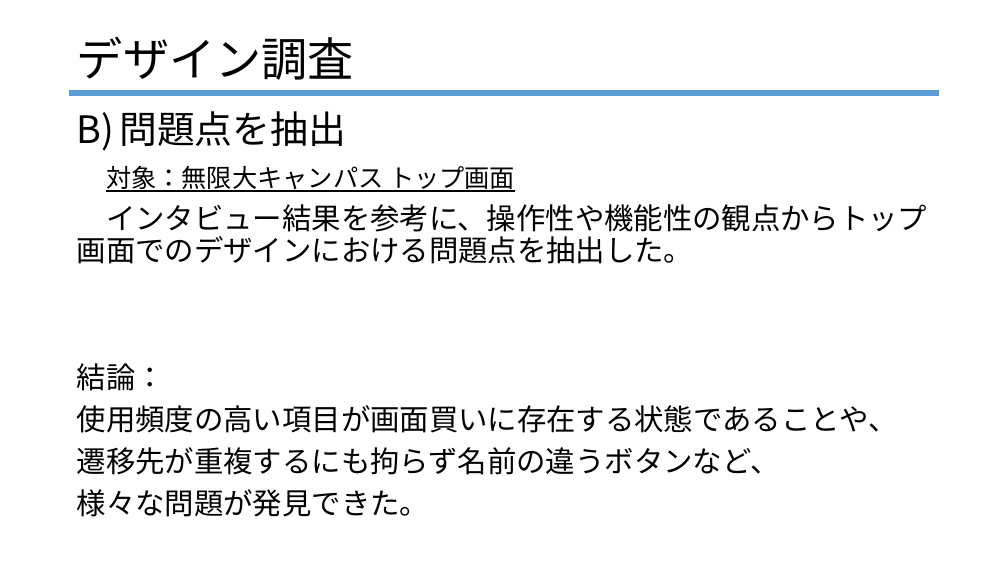
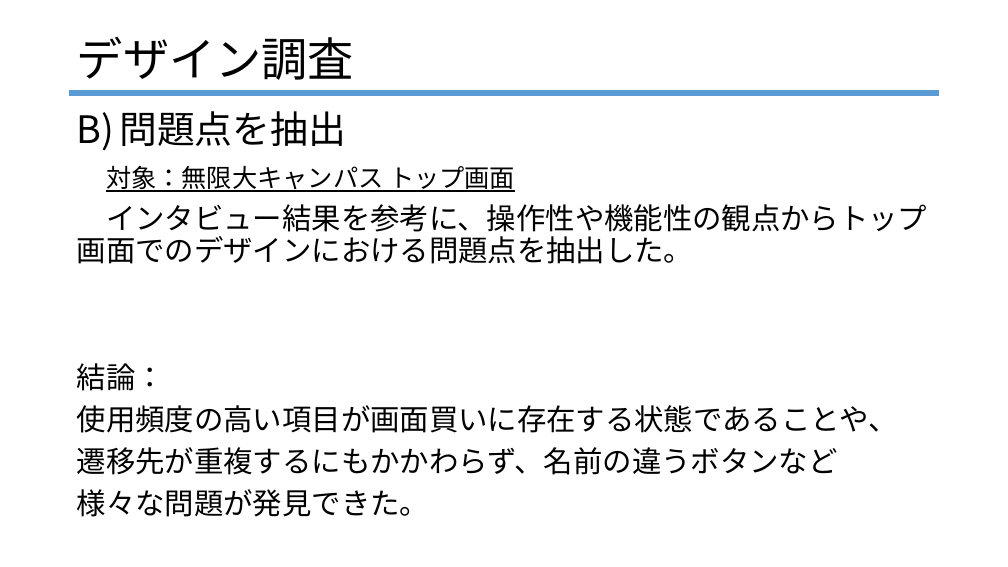
Before and after one commit to R4HB02-teamR/-R, a slide deck: slide 13 of progress/樫本/卒研発表リハ.pptx (slide 11 before the commit). Drawn at 1008x567 pixels with LibreOffice and Linux fonts; fonts in the diff are those of the drawing. Boxes give left, top, right and bottom in pixels: in the first picture for what was removed or moved away, otherwise in the second. Text is boxed around its words. In the diff, an @@ line names an element or a change of style, - is before the commit and + after.

```diff
--- a/progress/樫本/卒研発表リハ.pptx
+++ b/progress/樫本/卒研発表リハ.pptx
@@ text at (77,447,838,475): text changed @@
-遷移先が重複するにも拘らず名前の違うボタンなど、
+遷移先が重複するにもかかわらず、名前の違うボタンなど
```
Also in this commit, not shown: 11 other slides changed, 5 slides added.
